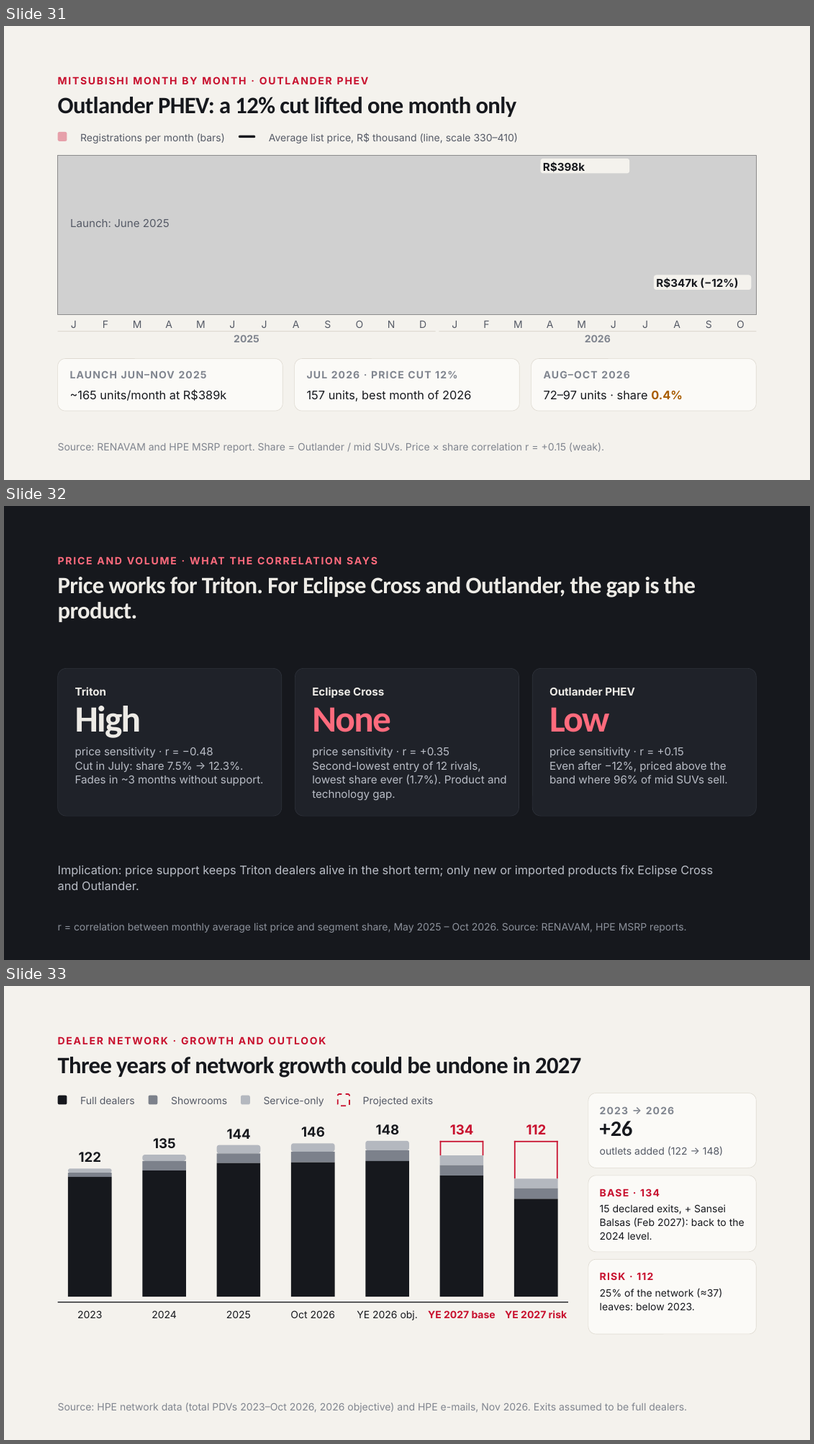
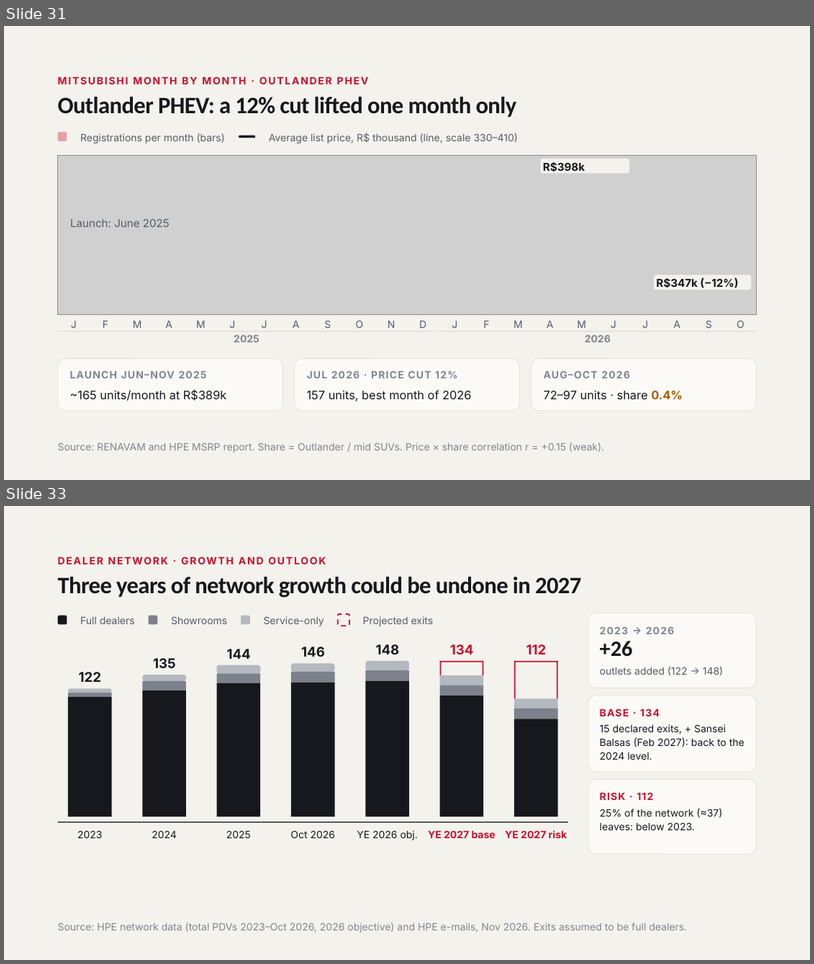
Before and after one commit to FLeone2/mercado-atlas, a slide deck: Mitsubishi_Brazil_Market_Network_Nov2026.pptx. Shown one above the other, each under a label of ours: slides 31, 32 and 33 before the commit, slides 31 and 33 after it; the slides between them are not shown. The pictures are 814x1444 and 814x964 pixels, drawn with LibreOffice and Linux fonts; fonts in the diff are those of the drawing; grey boxes stand for pictures. Boxes give left, top, right and bottom in pixels: in the first picture for what was removed or moved away, otherwise in the second. Text is boxed around its words. In the diff, an @@ line names an element or a change of style, - is before the commit and + after.

```diff
--- a/Mitsubishi_Brazil_Market_Network_Nov2026.pptx
+++ b/Mitsubishi_Brazil_Market_Network_Nov2026.pptx
@@ slide 32 removed at (x1=4, y1=506, x2=810, y2=960), background #16181D @@
@@ text removed at (x1=58, y1=554, x2=790, y2=567) @@
-PRICE AND VOLUME · WHAT THE CORRELATION SAYS
@@ text removed at (x1=58, y1=577, x2=696, y2=622) @@
-Price works for Triton. For Eclipse Cross and Outlander, the gap is the product.
@@ rounded rectangle removed at (x1=58, y1=668, x2=282, y2=816) @@
@@ rounded rectangle removed at (x1=295, y1=668, x2=519, y2=816) @@
@@ rounded rectangle removed at (x1=532, y1=668, x2=756, y2=816) @@
@@ text removed at (x1=75, y1=687, x2=107, y2=695) @@
-Triton
@@ text removed at (x1=312, y1=687, x2=384, y2=698) @@
-Eclipse Cross
@@ text removed at (x1=550, y1=687, x2=635, y2=695) @@
-Outlander PHEV
@@ text removed at (x1=75, y1=705, x2=142, y2=738) @@
-High
@@ text removed at (x1=312, y1=707, x2=391, y2=732) @@
-None
@@ text removed at (x1=550, y1=707, x2=610, y2=732) @@
-Low
@@ text removed at (x1=75, y1=746, x2=264, y2=785) @@
-price sensitivity · r = −0.48
-Cut in July: share 7.5% → 12.3%. Fades in ~3 months without support.
@@ text removed at (x1=312, y1=747, x2=507, y2=800) @@
-price sensitivity · r = +0.35
-Second-lowest entry of 12 rivals, lowest share ever (1.7%). Product and technology gap.
@@ text removed at (x1=550, y1=746, x2=728, y2=783) @@
-price sensitivity · r = +0.15
-Even after −12%, priced above the band where 96% of mid SUVs sell.
@@ text removed at (x1=58, y1=865, x2=713, y2=890) @@
-Implication: price support keeps Triton dealers alive in the short term; only new or imported products fix Eclipse Cross and Outlander.
@@ text removed at (x1=58, y1=922, x2=687, y2=932) @@
-r = correlation between monthly average list price and segment share, May 2025 – Oct 2026. Source: RENAVAM, HPE MSRP reports.
```
Also in this commit, not shown: 1 slide added.
